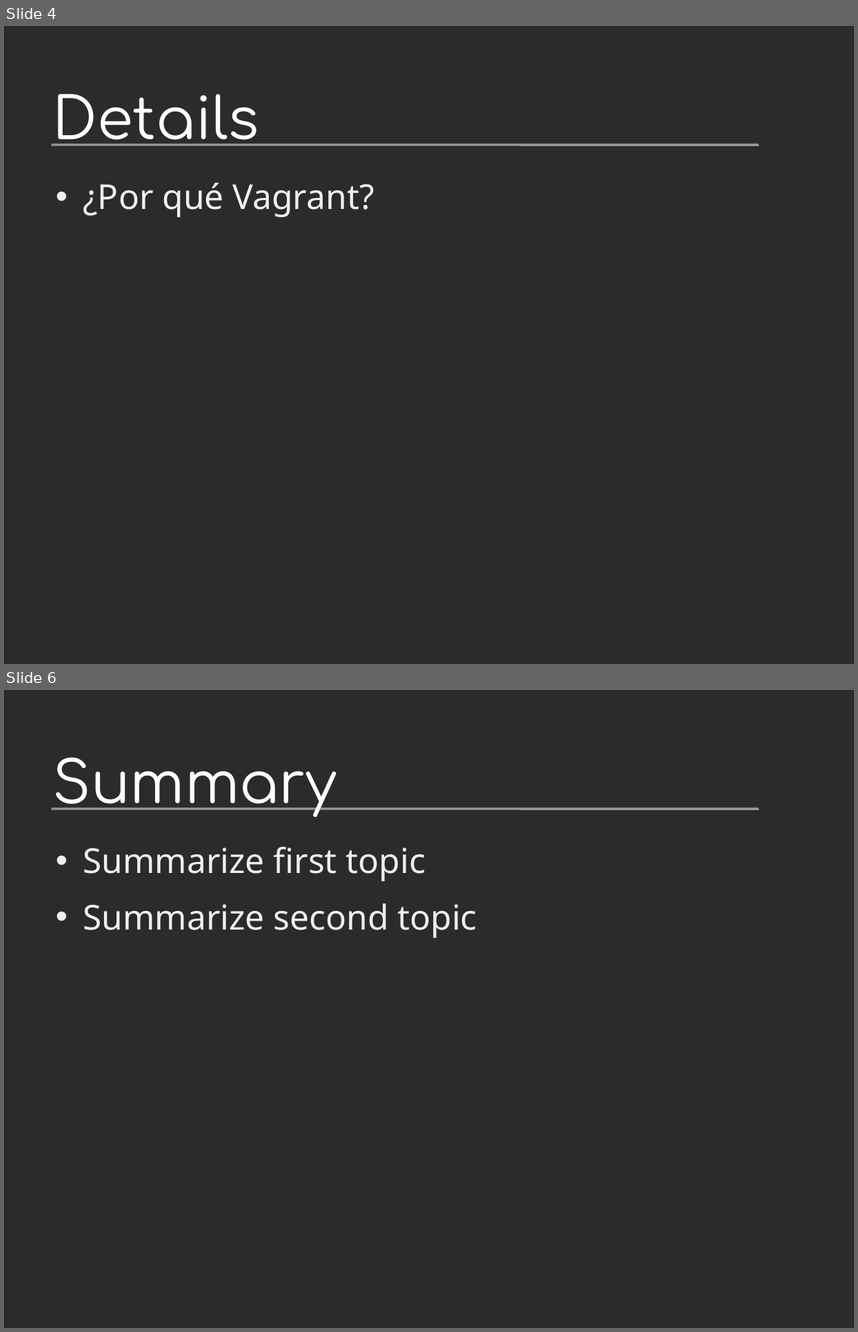
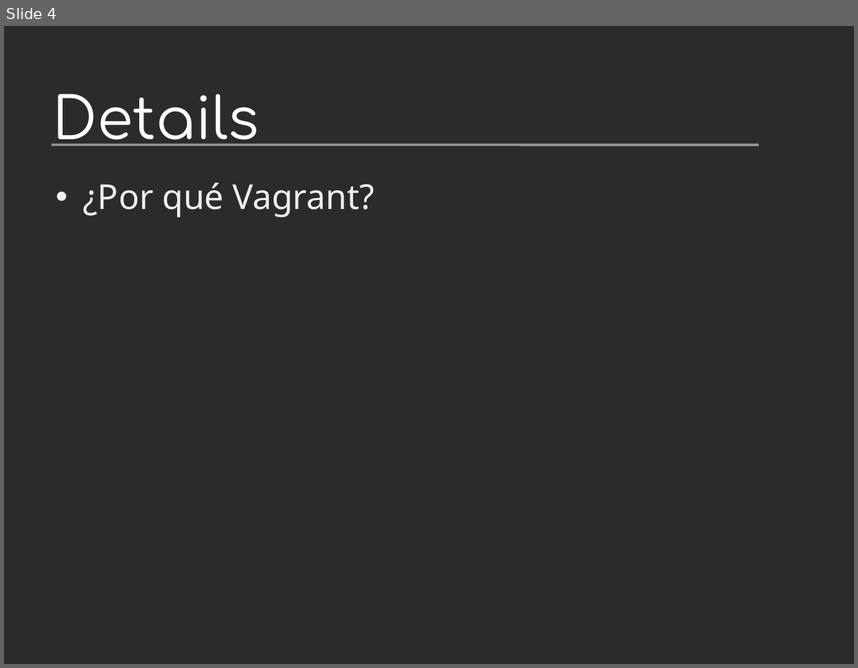
Before and after one commit to arielb2/vagrant, a slide deck: presentation/vagrant.odp. Shown one above the other, each under a label of ours: slides 4 and 6 before the commit, slide 4 after it; the slides between them are not shown. The pictures are 858x1332 and 858x668 pixels, drawn with LibreOffice and Linux fonts; fonts in the diff are those of the drawing; background and template pictures are left out; a plain dark background stands for a picture behind light text. Boxes give left, top, right and bottom in pixels: in the first picture for what was removed or moved away, otherwise in the second. Text is boxed around its words. In the diff, an @@ line names an element or a change of style, - is before the commit and + after.

```diff
--- a/presentation/vagrant.odp
+++ b/presentation/vagrant.odp
@@ slide 6 removed at [4, 690, 854, 1328], background picture (left out); not listed: 1 template element that a slide beside it also shows @@
@@ title removed at [53, 757, 337, 817] @@
-Summary
@@ text removed at [83, 847, 477, 938] @@
-• Summarize first topic
-• Summarize second topic
```
Also in this commit, not shown: 4 slides changed, 1 slide added.
